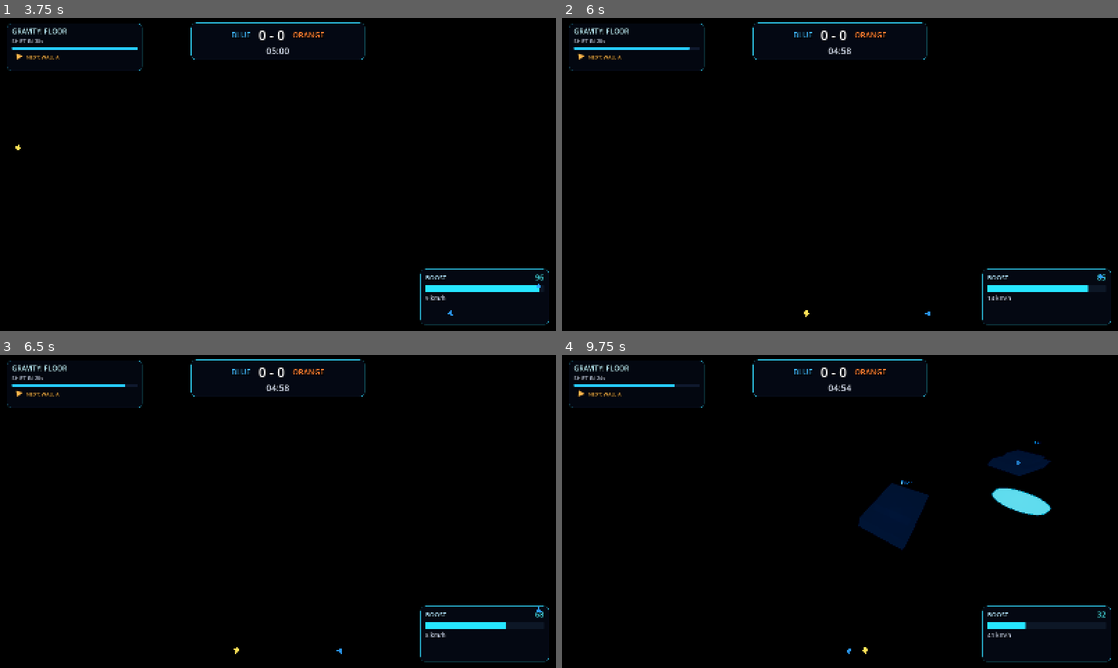
Above: before the commit, frames 1-4 (two rows, left to right).
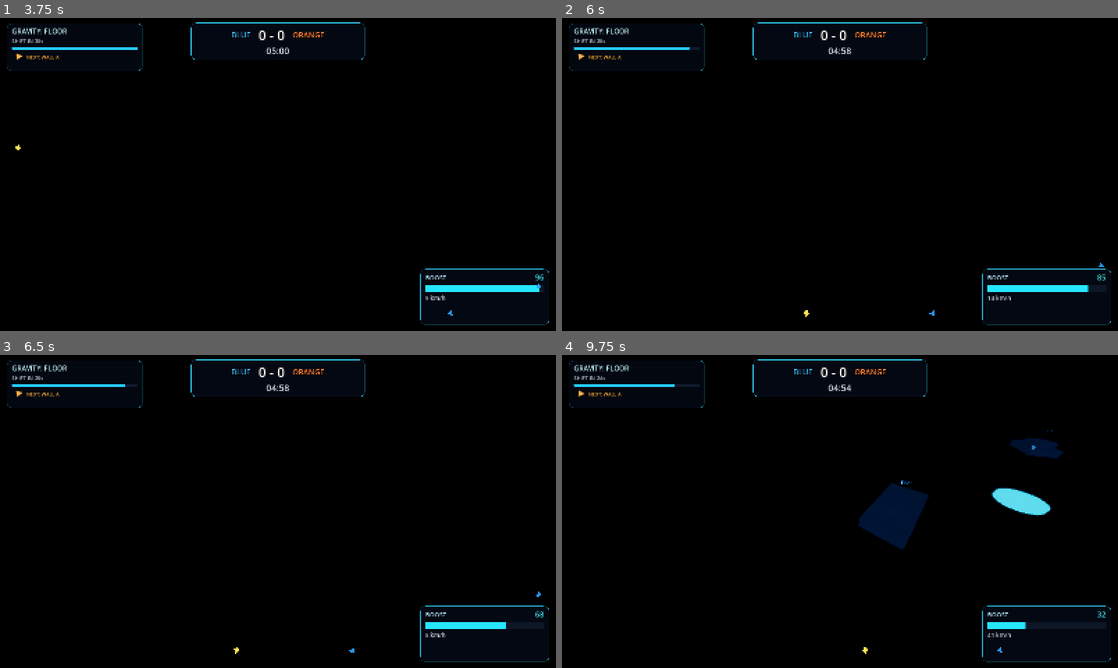
Above: after the commit, the same moments.

Repository: KobeAndShane/rocket-ball
Game: Godot game, scene res://ui/Main.tscn
The game is run twice, just before and just after one commit, with the same random seed, the same clock (stepped at 60 frames per second) and the same inputs.
Inputs (mouse positions are in pixels of both pictures, inside the frame that each line leads up to):
- Up to frame 1 (3.75 s): click "QUICK PLAY - 3v3" at 0.5 s; tap Enter at 1.25 s; move the mouse to (400, 158) at 1.27 s; hold D (steer_right) 1.28-2.03 s; hold Shift (boost) 1.28-2.03 s; click (400, 158) at 1.42 s; tap Space (jump) at 1.52, 2.27 s; tap R (reset_car) at 2, 2.75 s; move the mouse to (166, 190) at 2.02 s; hold S (brake) 2.03-2.78 s; tap Q (air_roll) at 2.1 s; tap Shift (boost) at 2.3, 3.6 s; move the mouse to (333, 105) at 2.77 s; hold Shift (boost) 2.78-3.53 s; hold D (steer_right) from 2.78 s (still down); tap C (ball_cam) at 2.85 s; move the mouse to (250, 237) at 3.52 s; click (250, 237) at 3.67 s
- Up to frame 2 (6 s): tap Space (jump) at 3.77, 4.52, 5.27 s; move the mouse to (1006, 221) at 4.27 s; release D (steer_right) at 4.28 s; hold B (look_behind) 4.28-5.03 s; hold A (steer_left) 4.28-5.78 s; tap Shift (boost) at 4.55, 5.3 s; move the mouse to (673, 127) at 5.02 s; tap Backspace (scoreboard) at 5.1 s; move the mouse to (867, 174) at 5.77 s; hold S (brake) from 5.78 s (still down); hold Shift (boost) from 5.78 s (still down); tap W (throttle) at 5.85 s; click (867, 174) at 5.92 s
- Up to frame 3 (6.5 s): keep holding S (brake); keep holding Shift (boost)
- Up to frame 4 (9.75 s): move the mouse to (756, 433) at 6.52 s; release S (brake) at 6.53 s; release Shift (boost) at 6.53 s; hold D (steer_right) 6.53-8.78 s; tap Shift (boost) at 6.6, 7.55, 8.3 s; tap Space (jump) at 6.77, 7.52, 8.27 s; move the mouse to (962, 495) at 7.27 s; hold Q (air_roll) 7.28-8.03 s; move the mouse to (728, 527) at 8.02 s; tap C (ball_cam) at 8.1 s; click (728, 527) at 8.17 s; move the mouse to (895, 442) at 8.77 s; hold S (brake) 8.78-9.53 s; hold Shift (boost) 8.78-9.53 s; move the mouse to (812, 574) at 9.52 s; hold A (steer_left) from 9.53 s (still down); tap B (look_behind) at 9.6 s

Frame 1 is identical in both runs. In frame 2, less than 0.1% of the frame differs, in the area x 65-98%, y 78-96%; in frame 3, less than 0.1%; in frame 4, 0.9%, in the area x 51-91%, y 24-96%.
Error in both runs: Invalid assignment of property or key 'outline_size' with value of type 'int' on a base object of type 'Label'. (res://ui/HUD.gd:197)

Commit message:
task-09: gravity-aware bot prediction, roles and reaction delay

Diff:
--- a/bots/BotBrain.gd
+++ b/bots/BotBrain.gd
@@ -6,6 +6,7 @@
 const BOT_TIERS := preload("res://bots/BotTiers.tres")
 
 enum Mode { KICKOFF, CHASE, DEFEND, GRAB_BOOST, ROTATE_BACK, AERIAL }
+enum Role { STRIKER, SUPPORT, GOALIE }
 
 @export var tier: BotTier
 
@@ -16,6 +17,7 @@
 var opponents: Array[Car] = []
 
 var mode: Mode = Mode.CHASE
+var role: Role = Role.STRIKER
 var _input := CarInput.new()
 var _target := Vector3.ZERO
 var _decision_timer: float = 0.0
@@ -23,6 +25,7 @@
 var _want_jump: bool = false
 var _rng := RandomNumberGenerator.new()
 var _last_ball_pos := Vector3.ZERO
+var _ball_history: Array[Vector3] = []
 
 
 func setup(car_ref: Car, ball_ref: Ball, arena_ref: Arena, tier_ref: BotTier, allies_ref: Array[Car], opponents_ref: Array[Car]) -> void:
@@ -35,12 +38,16 @@
 	_rng.seed = 9187 + car.car_id * 7919
 	_last_ball_pos = ball.global_position if ball != null else Vector3.ZERO
 	_decision_timer = _rng.randf_range(0.0, 0.1)
+	_ball_history.clear()
 	car.control_mode = Car.DriveMode.BOT
 
 
 func _physics_process(delta: float) -> void:
 	if car == null or ball == null or arena == null:
 		return
+	_ball_history.append(ball.global_position)
+	while _ball_history.size() > 180:
+		_ball_history.pop_front()
 	if car.frozen or car.state == Car.State.DEMOLISHED:
 		return
 	_jump_cooldown = maxf(0.0, _jump_cooldown - delta)
@@ -53,24 +60,29 @@
 
 
 func _decide() -> void:
-	var predicted := _predict_ball()
+	var perceived := _delayed_ball_position()
+	var predicted := _predict_ball_from(perceived)
 	var ball_delta: Vector3 = predicted - car.global_position
 	var up: Vector3 = GravityManager.up
 	var height: float = ball_delta.dot(up)
 	var flat_dist: float = (ball_delta - up * height).length()
 	var own_goal := _own_goal()
 	var closest := _is_closest_to_ball(predicted)
+	_update_role(predicted)
 	_want_jump = false
 	var target := predicted
 	var new_mode := Mode.CHASE
 
-	if car.boost_component != null and car.boost_component.amount < 18.0 and not closest:
-		var pad := _nearest_pad()
-		if pad != null:
-			target = pad.global_position
-			new_mode = Mode.GRAB_BOOST
-
-	if not closest and new_mode != Mode.GRAB_BOOST:
+	if role == Role.GOALIE and own_goal != null:
+		var to_ball: Vector3 = (ball.global_position - own_goal.global_position).normalized()
+		target = own_goal.global_position + to_ball * (8.0 + tier.defend_bias * 5.0)
+		new_mode = Mode.DEFEND
+	elif role == Role.SUPPORT and own_goal != null:
+		var mid: Vector3 = ball.global_position.lerp(own_goal.global_position, 0.35)
+		var lateral: Vector3 = up.cross(ball.global_position - car.global_position).normalized()
+		target = mid + lateral * (5.0 + tier.defend_bias * 3.0)
+		new_mode = Mode.ROTATE_BACK
+	elif not closest and new_mode != Mode.GRAB_BOOST:
 		if own_goal != null:
 			var to_ball: Vector3 = (ball.global_position - own_goal.global_position).normalized()
 			target = own_goal.global_position + to_ball * (9.0 + tier.defend_bias * 5.0)
@@ -83,6 +95,12 @@
 			new_mode = Mode.DEFEND
 			target = predicted
 
+	if car.boost_component != null and car.boost_component.amount < 18.0 and not closest and role != Role.GOALIE:
+		var pad := _nearest_pad()
+		if pad != null:
+			target = pad.global_position
+			new_mode = Mode.GRAB_BOOST
+
 	# Aerial attempt when the ball is above the drivable plane and close.
 	if height > 3.2 and flat_dist < 13.0 and tier.aerial_skill > 0.15:
 		if car.is_grounded() and _jump_cooldown <= 0.0 and _rng.randf() < tier.aerial_skill:
@@ -105,10 +123,71 @@
 	mode = new_mode
 
 
+func _delayed_ball_position() -> Vector3:
+	var delay: float = maxf(tier.reaction_delay, 0.0)
+	if delay <= 0.001 or _ball_history.is_empty():
+		return ball.global_position
+	var ticks: int = int(round(delay * 120.0))
+	var idx: int = clampi(_ball_history.size() - 1 - ticks, 0, _ball_history.size() - 1)
+	return _ball_history[idx]
+
+
+func _update_role(predicted: Vector3) -> void:
+	var team: Array[Car] = [car]
+	for ally: Car in allies:
+		if ally != car and ally.state != Car.State.DEMOLISHED:
+			team.append(ally)
+	var own_goal := _own_goal()
+	if own_goal == null or team.size() == 1:
+		role = Role.STRIKER
+		return
+	var striker: Car = team[0]
+	var goalie: Car = team[0]
+	var best_ball: float = 1e20
+	var best_goal: float = 1e20
+	for member: Car in team:
+		var d_ball: float = member.global_position.distance_squared_to(predicted)
+		if d_ball < best_ball:
+			best_ball = d_ball
+			striker = member
+		var d_goal: float = member.global_position.distance_squared_to(own_goal.global_position)
+		if d_goal < best_goal:
+			best_goal = d_goal
+			goalie = member
+	if car == striker:
+		role = Role.STRIKER
+	elif car == goalie:
+		role = Role.GOALIE
+	else:
+		role = Role.SUPPORT
+
+
+func role_name() -> String:
+	return ["STRIKER", "SUPPORT", "GOALIE"][role]
+
+
 func _predict_ball() -> Vector3:
-	var t: float = clampf(car.global_position.distance_to(ball.global_position) / 38.0, 0.08, tier.prediction_time)
+	return _predict_ball_from(_delayed_ball_position())
+
+
+func _predict_ball_from(origin: Vector3) -> Vector3:
+	var t: float = clampf(car.global_position.distance_to(origin) / 38.0, 0.08, tier.prediction_time)
 	var g: Vector3 = GravityManager.gravity_dir * GravityManager.gravity_strength
-	var p: Vector3 = ball.global_position + ball.linear_velocity * t + 0.5 * g * t * t
+	var p: Vector3 = origin + ball.linear_velocity * t
+	# If a shift lands inside the prediction window, integrate in two segments
+	# with the blended gravity. This is what makes wall/ceiling reads work.
+	var time_to_shift: float = GravityManager.time_until_shift()
+	if GravityManager.active and not GravityManager.transitioning and time_to_shift < t:
+		var first: float = maxf(time_to_shift, 0.0)
+		p = origin + ball.linear_velocity * first + 0.5 * g * first * first
+		var v2: Vector3 = ball.linear_velocity + g * first
+		var remaining: float = t - first
+		var new_g: Vector3 = GravityManager.next_direction() * GravityManager.gravity_strength
+		var blend: float = clampf(remaining / maxf(GravityManager.transition_duration, 0.01), 0.0, 1.0)
+		var average_g: Vector3 = g.lerp(new_g, blend)
+		p += v2 * remaining + 0.5 * average_g * remaining * remaining
+	else:
+		p += 0.5 * g * t * t
 	return _clamp_inside(p)
 
 
--- a/tests/TestRunner.gd
+++ b/tests/TestRunner.gd
@@ -43,6 +43,7 @@
 	await _test_free_play_spawn()
 	await _test_match_timer_and_overtime()
 	await _test_demo_respawn()
+	await _test_bots()
 	await _test_rank_helpers()
 	await _test_car_settles_on_floor()
 
@@ -429,6 +430,53 @@
 
 # --- 11 / meta ---------------------------------------------------------------
 
+func _test_bots() -> void:
+	_begin("Bots")
+	var rules := RULES.duplicate() as MatchRules
+	rules.team_size = 3
+	rules.fill_with_bots = true
+	rules.kickoff_countdown = 0.1
+	rules.gravity_interval = 2.0
+	rules.gravity_transition = 0.2
+	rules.gravity_warning = 0.5
+	rules.replay_enabled = false
+	var scene := MATCH_SCENE.instantiate() as MatchController
+	scene.auto_start = true
+	scene.headless_mode = true
+	scene.spawn_hud = false
+	scene.spawn_camera = false
+	scene.all_bots = true
+	scene.rules = rules
+	_track(scene)
+	add_child(scene)
+	await _frames(3)
+	_check(scene.cars.size() == 6, "bot match spawns six cars")
+	var brains: Array[BotBrain] = []
+	for car: Car in scene.cars:
+		var brain := car.get_node_or_null("BotBrain") as BotBrain
+		if brain != null:
+			brains.append(brain)
+	_check(brains.size() == 6, "every car has a bot brain", "brains=%d" % brains.size())
+	await _frames(240)
+	var roles_ok := true
+	var targets_ok := true
+	for brain: BotBrain in brains:
+		if brain.role < 0 or brain.role > 2:
+			roles_ok = false
+		if not scene.arena.is_position_inside(brain._target, 2.0):
+			targets_ok = false
+	_check(roles_ok, "bots assign striker/support/goalie roles")
+	_check(targets_ok, "bot targets stay inside the arena")
+	var started := false
+	for car: Car in scene.cars:
+		if car.global_position.distance_to(car.spawn_transform.origin) > 1.0:
+			started = true
+			break
+	_check(started, "bots leave their spawn and drive")
+	_check(scene.ball.global_position.length() < 100.0, "ball remains simulated")
+	await _cleanup()
+
+
 func _test_rank_helpers() -> void:
 	_begin("Rank helpers")
 	_check(Meta.rank_for_mmr(-1.0) == "Unranked", "negative MMR is unranked")
